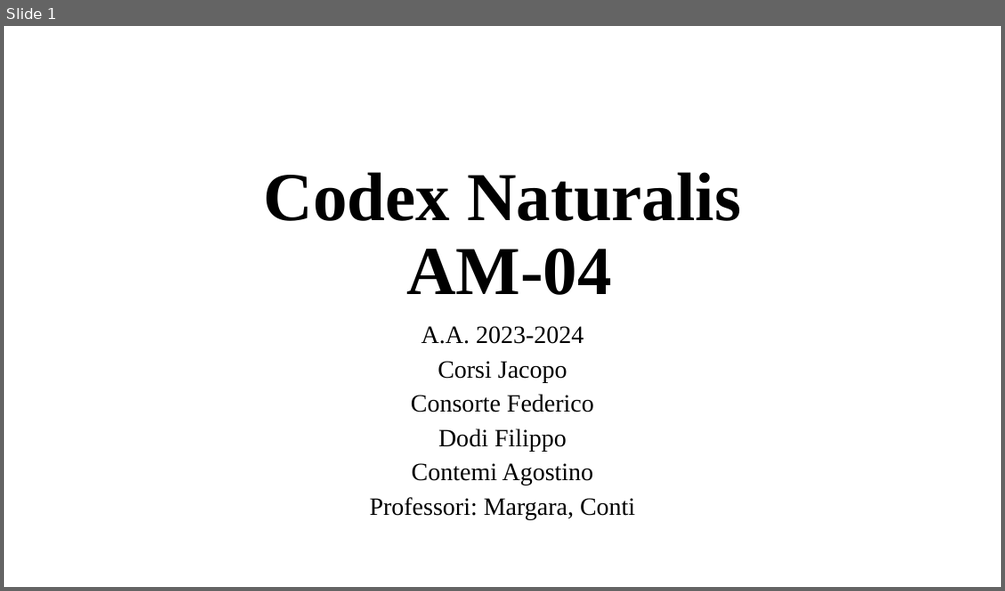
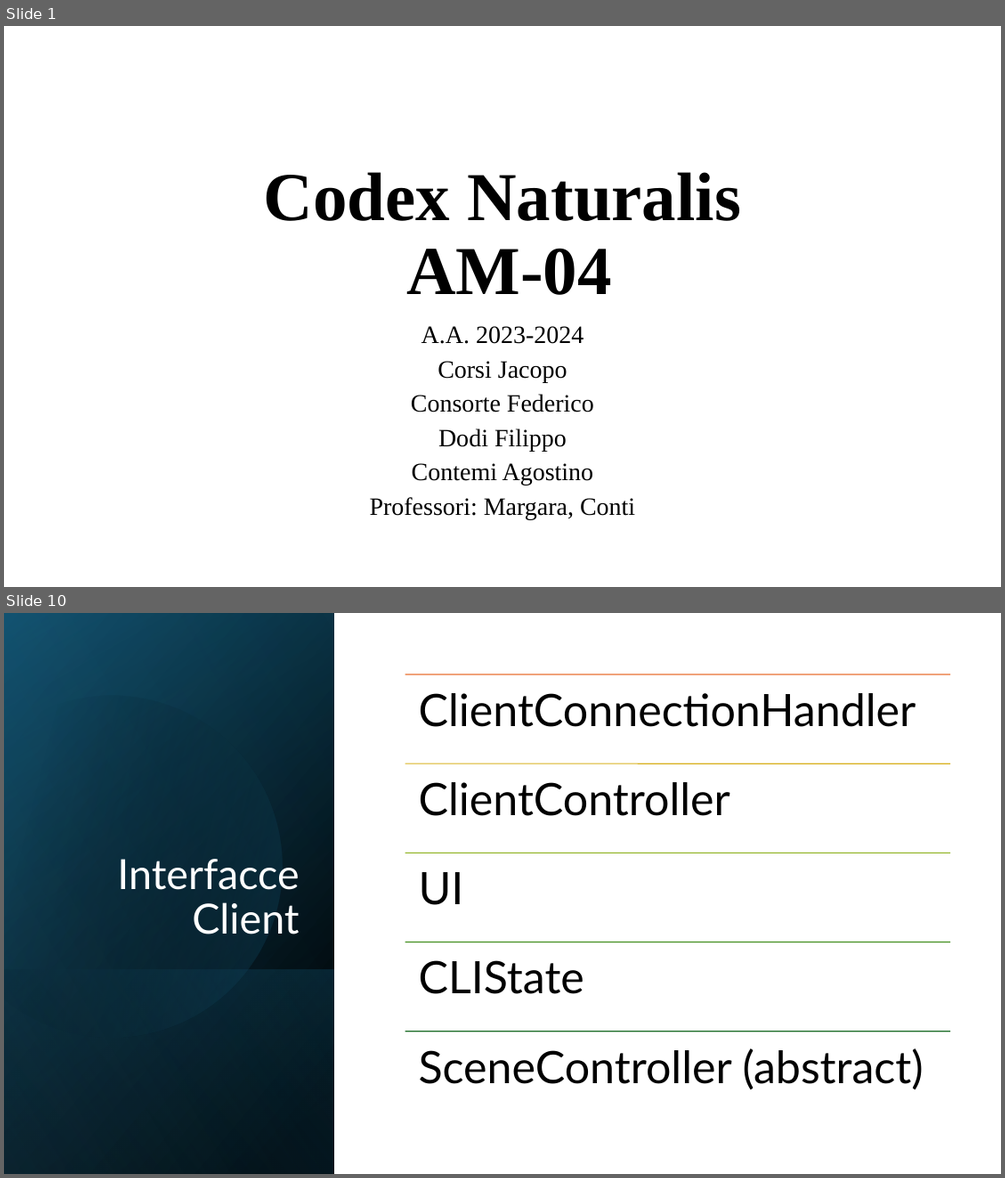
Before and after one commit to Ago19pc/IS24-AM04, a slide deck: deliveries/Codex Naturalis.pptx. Shown one above the other, each under a label of ours: slide 1 before the commit, slides 1 and 10 after it; the slides between them are not shown. The pictures are 1005x591 and 1005x1178 pixels, drawn with LibreOffice and Linux fonts; fonts in the diff are those of the drawing; background and template pictures are left out. Boxes give left, top, right and bottom in pixels: in the first picture for what was removed or moved away, otherwise in the second. Text is boxed around its words. In the diff, an @@ line names an element or a change of style, - is before the commit and + after.

```diff
--- a/deliveries/Codex Naturalis.pptx
+++ b/deliveries/Codex Naturalis.pptx
@@ slide 10 added at (4, 613, 1001, 1174), background #FFFFFF @@
@@ rectangle added at (4, 613, 334, 1174), fill gradient #000000 to #104862 @@
@@ rectangle added at (4, 614, 334, 1174), fill gradient #000000 to #156082 @@
@@ rectangle added at (4, 613, 334, 1174), fill gradient #000000 to #46B1E1 @@
@@ freeform shape added at (4, 655, 324, 1071), fill gradient #000000 to #156082 @@
@@ title added at (117, 859, 299, 934), 40 pt, text #FFFFFF @@
+Interfacce Client
@@ rectangle added at (4, 969, 334, 1174), fill gradient #156082 to #000000 @@
@@ group added at (404, 674, 951, 1089): 5 lines, 5 texts @@
+ClientConnectionHandler
+ClientController
+UI
+CLIState
+SceneController (abstract)
```
Also in this commit, not shown: 8 slides changed, 4 other slides added, 4 slides removed.
